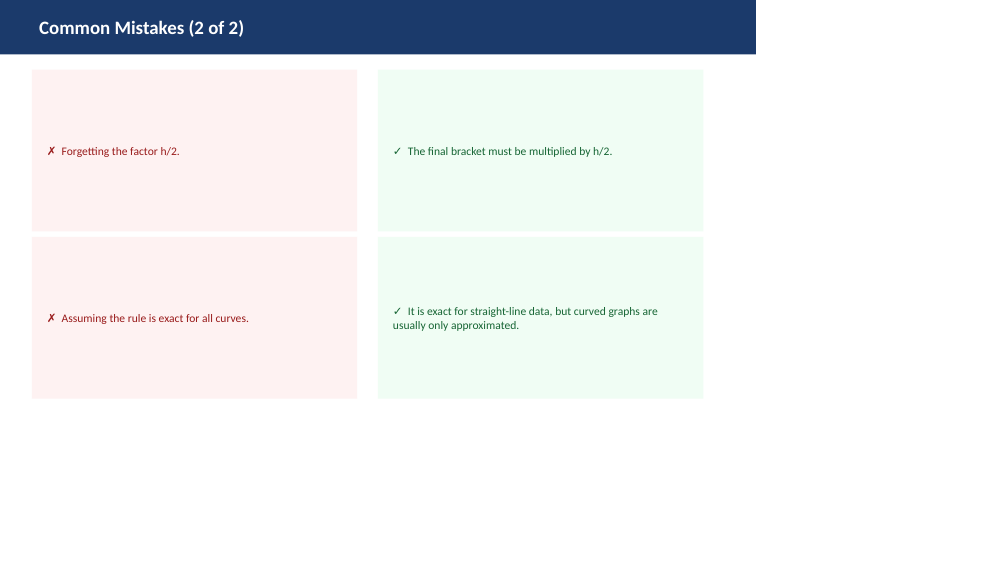
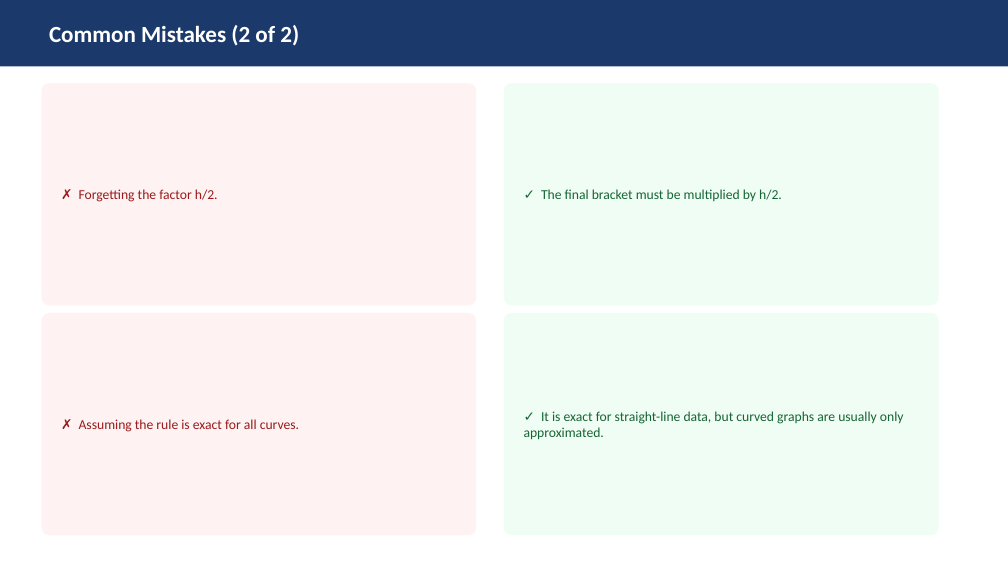
Before and after one commit to xiharbingerix/hsc-maths-coach, a slide deck: slide 9 of generated-slides/year-12-advanced/further-integral-calculus/trapezoidal-rule.pptx. Drawn at 1008x567 pixels with LibreOffice and Linux fonts; fonts in the diff are those of the drawing. Boxes give left, top, right and bottom in pixels: in the first picture for what was removed or moved away, otherwise in the second. Text is boxed around its words. In the diff, an @@ line names an element or a change of style, - is before the commit and + after.

```diff
--- a/generated-slides/year-12-advanced/further-integral-calculus/trapezoidal-rule.pptx
+++ b/generated-slides/year-12-advanced/further-integral-calculus/trapezoidal-rule.pptx
@@ rectangle: place and size @@
-rectangle at bbox=[0, 0, 756, 54]
+rectangle at bbox=[0, 0, 1008, 67]
@@ text "Common Mistakes (2 of 2)": place and size @@
-text "Common Mistakes (2 of 2)" at bbox=[39, 20, 244, 37]
+text "Common Mistakes (2 of 2)" at bbox=[49, 25, 299, 46]
@@ text "Common Mistakes (2 of 2)" at bbox=[49, 25, 299, 46]: size 18 to 22 pt @@
@@ rounded rectangle: place and size @@
-rounded rectangle at bbox=[32, 70, 358, 231]
+rounded rectangle at bbox=[42, 83, 476, 306]
@@ rounded rectangle: place and size @@
-rounded rectangle at bbox=[378, 70, 704, 231]
+rounded rectangle at bbox=[504, 83, 939, 306]
@@ text "✗ Forgetting the factor h/2.": place and size @@
-text "✗ Forgetting the factor h/2." at bbox=[62, 147, 180, 157]
+text "✗ Forgetting the factor h/2." at bbox=[79, 189, 218, 202]
@@ text "✓ The final bracket must ...": place and size @@
-text "✓ The final bracket must ..." at bbox=[408, 147, 612, 157]
+text "✓ The final bracket must ..." at bbox=[541, 189, 782, 201]
@@ rounded rectangle: place and size @@
-rounded rectangle at bbox=[32, 237, 358, 399]
+rounded rectangle at bbox=[42, 313, 476, 535]
@@ text "✗ Assuming the rule is ...": place and size @@
-text "✗ Assuming the rule is ..." at bbox=[62, 314, 249, 324]
+text "✗ Assuming the rule is ..." at bbox=[79, 419, 299, 432]
@@ rectangle to rounded rectangle in 4 elements at bbox=[42, 83, 476, 306], bbox=[504, 83, 939, 306], bbox=[42, 313, 476, 535], bbox=[504, 313, 939, 535] @@
@@ rounded rectangle: place and size @@
-rounded rectangle at bbox=[378, 237, 704, 399]
+rounded rectangle at bbox=[504, 313, 939, 535]
@@ size 11 to 13 pt in 4 elements at bbox=[79, 189, 218, 202], bbox=[541, 189, 782, 201], bbox=[79, 419, 299, 432], bbox=[524, 411, 904, 440] @@
@@ text "✓ It is exact for ...": place and size @@
-text "✓ It is exact for ..." at bbox=[393, 307, 658, 331]
+text "✓ It is exact for ..." at bbox=[524, 411, 904, 440]
```
Also in this commit, not shown: 9 other slides changed, 1 slide added, 1 slide removed, 11 other files.
